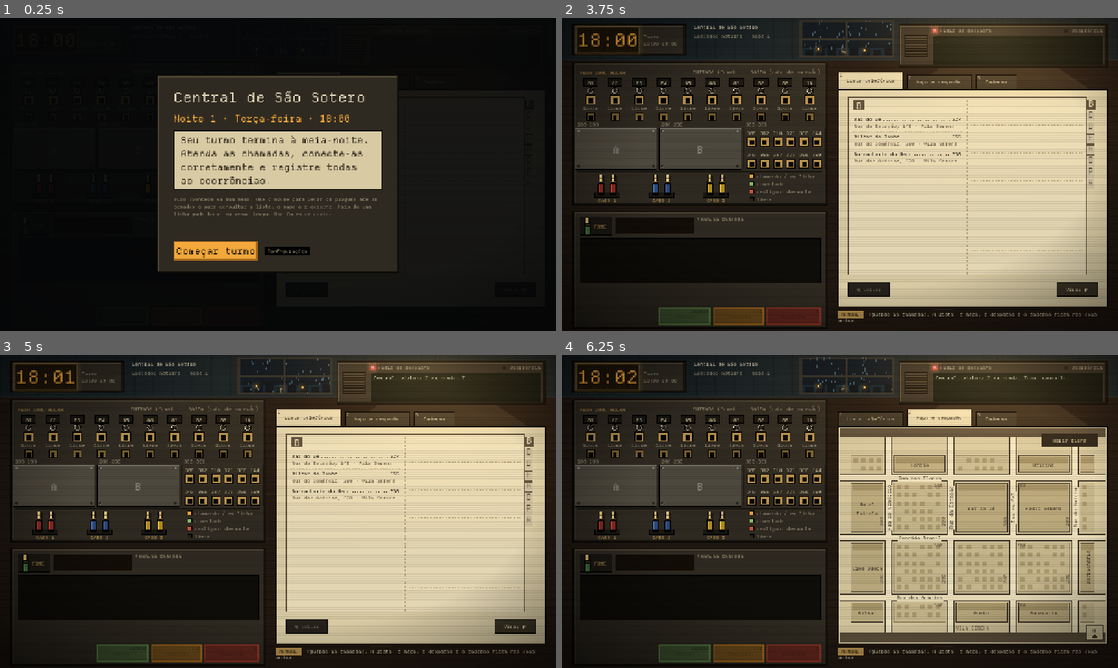
Above: before the commit, frames 1-4 (two rows, left to right).
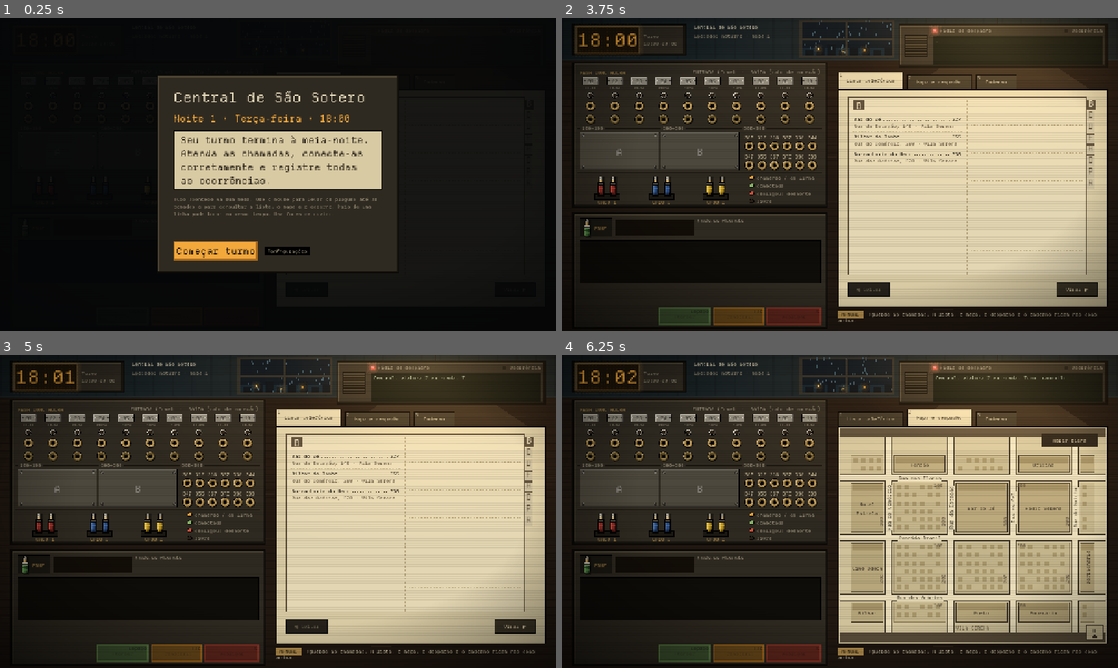
Above: after the commit, the same moments.

Repository: MendelDdS/Project-Switchboard
Game: Godot game, scene res://scenes/main.tscn
Two runs of this game, one before a commit and one after it. Both use one fixed random seed, a clock stepped at 60 frames per second and the inputs below.
Inputs (mouse positions are in pixels of both pictures, inside the frame that each line leads up to):
- Up to frame 1 (0.25 s): no input
- Up to frame 2 (3.75 s): click "Lista telefônica" at 0.5 s; click "Mapa e despacho" at 1.25 s; click "Virar ▶" at 2 s; click "Caderno" at 2.75 s; click "Começar turno" at 3.5 s
- Up to frame 3 (5 s): tap Enter at 4.25 s; drag from (139, 470) to (333, 442) at 4.27 s
- Up to frame 4 (6.25 s): drag from (973, 536) to (812, 574) at 5.02 s; move the mouse to (895, 442) at 5.77 s; hold X (hang_up) from 5.78 s (still down); tap 2 (tab_dispatch) at 5.85 s

The runs differ from the first frame. In frame 2, 6.0% of the frame differs, in the area x 2-55%, y 10-71%; in frame 3, 6.0%; in frame 4, 6.0%.

Commit message:
feat(#0000): improve switchboard

Diff:
--- a/scenes/main.tscn
+++ b/scenes/main.tscn
@@ -164,7 +164,7 @@
 [node name="Board" type="Control" parent="Layout/Columns/Left" unique_id=995017339]
 unique_name_in_owner = true
 z_index = 1
-custom_minimum_size = Vector2(588, 330)
+custom_minimum_size = Vector2(588, 334)
 layout_mode = 2
 script = ExtResource("5_switchboard")
 
--- a/scripts/main.gd
+++ b/scripts/main.gd
@@ -96,10 +96,17 @@
 	clock.set_meta("bloom", 0.35)
 	exchange = Exchange.new(GameData.board_numbers())
 	board.setup(exchange, phone.fone_socket)
-	var left := phone.get_parent() as Control   # o telefone ocupa o resto da coluna, até PHONE_MAX_H
-	left.resized.connect(func():
+	# o telefone ocupa o resto da coluna, até PHONE_MAX_H. Mede pela altura da tela (o Main não cresce com o
+	# conteúdo), não pela coluna: um aviso que quebra linha fazia a coluna transbordar, e medida por ela o telefone
+	# ficava esticado até a tela sair do lugar (o relógio subia, os botões saíam por baixo)
+	var left := phone.get_parent() as Control
+	var layout := left.get_parent().get_parent() as MarginContainer
+	var fit := func():
+		var room := size.y - layout.get_theme_constant("margin_top") - layout.get_theme_constant("margin_bottom")
 		var above := left.get_combined_minimum_size().y - phone.get_combined_minimum_size().y
-		phone.custom_minimum_size.y = minf(left.size.y - above, PHONE_MAX_H))
+		phone.custom_minimum_size.y = minf(room - above, PHONE_MAX_H)
+	left.resized.connect(fit)
+	resized.connect(fit)
 	var plan := Schedule.build(night, pace, LAST_CALL)
 	sched = plan.calls
 	tut = plan.tut
--- a/scripts/ui/bloom.gd
+++ b/scripts/ui/bloom.gd
@@ -21,6 +21,7 @@
 const INTENSITY := 1.2    # a luz nítida: o canal mais forte vezes isto (o tom não muda)...
 const HOT := 0.85         # ...e o centro dela indo para o branco (luz forte demais "estoura")
 const HOLLOW := 0.2       # dentro de uma luz sem miolo (o aro da tomada, o relógio), o halo é só isto
+const GLASS_SHADE := 0.3  # a borda de baixo do vidro, mais escura
 const HOT_TINT := 0.35    # quanto da cor da luz fica no branco do centro (âmbar → amarelo-claro, verde → menta)
 const BAYER := [0, 8, 2, 10, 12, 4, 14, 6, 3, 11, 1, 9, 15, 7, 13, 5]   # pontilhado ordenado 4×4
 
@@ -127,7 +128,7 @@
 
 
 ## A luz nítida e intensa: a cor dela (mais forte) nas bordas e, em degraus, o centro indo para um branco tingido por
-## ela; as redondas ganham o reflexo do vidro no alto, à esquerda.
+## ela. O vidro: a borda de baixo um pouco mais escura (a tampa é curva) e, nas redondas, o reflexo no alto, à esquerda.
 func _draw_cores() -> void:
 	for l in _shown:
 		var r: Rect2 = l[0]
@@ -139,12 +140,15 @@
 		if l[2]:
 			var c := r.get_center()
 			var rad := minf(r.size.x, r.size.y) / 2.0
-			_cores.draw_circle(c, rad, base)
+			_cores.draw_circle(c, rad, Color(base.darkened(GLASS_SHADE), base.a))   # sobra uma meia-lua embaixo
+			_cores.draw_circle(c - Vector2(0, 0.8), rad - 0.6, base)
 			_cores.draw_circle(c, rad * 0.65, Color(hot, HOT * 0.55 * col.a))
 			_cores.draw_circle(c, rad * 0.35, Color(hot, HOT * col.a))
 			_cores.draw_circle(c - Vector2(rad, rad) * 0.45, maxf(1.0, rad * 0.22), Color(1, 1, 1, 0.8 * col.a))
 		else:
 			_cores.draw_rect(r, base)
+			if r.size.y >= 4.0:
+				_cores.draw_rect(Rect2(r.position.x, r.end.y - 1.0, r.size.x, 1.0), Color(base.darkened(GLASS_SHADE), base.a))
 			var m := minf(r.size.x, r.size.y)
 			for ring in [[0.22, 0.55], [0.38, 1.0]]:   # degraus para dentro: [quanto encolhe, força]
 				var inner := r.grow(-m * float(ring[0]))
--- a/scripts/ui/switchboard.gd
+++ b/scripts/ui/switchboard.gd
@@ -28,12 +28,14 @@
 ## duas fileiras. A mesa saiu de fábrica assim; a faixa coincide com o setor da cidade (o primeiro dígito), e o banco
 ## de um setor que ainda não é do operador fica tampado por uma chapa com a letra dele (`GameData.sectors`).
 const SECTOR_ORDER := [1, 2, 3]
-const DEST_PITCH := 30.0     # px entre duas tomadas de destino vizinhas
-const BLOCK_GAP := 14.0      # px entre dois blocos
-const DEST_TOP := 172.0      # topo das tomadas da primeira fileira (a segunda fica 50 px abaixo)
-const SIZE := Vector2(588, 330)
+const DEST_PITCH := 29.0     # px entre duas tomadas de destino vizinhas
+const BLOCK_GAP := 12.0      # px entre dois blocos
+const DEST_TOP := 182.0      # topo das tomadas da primeira fileira (a segunda fica DEST_ROW px abaixo)
+const DEST_ROW := 44.0
+const SIZE := Vector2(588, 334)
 const FONE_HOME := Vector2(18, 24)   # posição do plug do FONE dentro do encaixe
 
+var _lit := {}   ## lâmpada ("l3" linha, "d312" destino) -> [cor, quanto está acesa 0..1]; a cor fica enquanto apaga
 var exchange: Exchange
 var fone_socket: Control       # encaixe do FONE no painel do telefone
 var dest_nums: Array = []      # destinos em serviço (dos setores atendidos)
@@ -65,7 +67,15 @@
 const SHADOW := Color(0, 0, 0, 0.35)
 const PLATE := Color("4d483d")   # chapa sobre o banco que ainda não está em uso
 const LAMP_R := 4.5         # raio do vidro da lâmpada de cada linha (o aro de metal fica em volta)
+const JACK := 22.0          # diâmetro de todos os encaixes (entradas, saídas e destinos)
+## A coluna de cada linha, de cima para baixo: plaquinha com o número (topo e altura), estado (linha de base do texto),
+## lâmpada, entrada e saída (centros). O estado fica acima da lâmpada: embaixo da entrada, o plug encaixado o cobria.
+const ROW_Y := {"plate": 34.0, "plate_h": 17.0, "state": 62.0, "lamp": 76.0, "in": 101.0, "out": 131.0}
+const STATE_FONT := 8       # o estado da linha ("conectada" em 11 não cabe na coluna): exceção à regra dos múltiplos de 11
 const BEZEL := [Color("d6d1c3"), Color("8e897c"), Color("45413a")]   # aro niquelado: luz, meio, sombra
+const LAMP_OFF := Color("2a2016")   # o vidro da lâmpada apagada
+const LAMP_ON_SEC := 0.06    # a lâmpada (de filamento) acende quase na hora...
+const LAMP_OFF_SEC := 0.18   # ...e apaga mais devagar, o filamento esfriando: a linha tocando pulsa em vez de piscar seco
 const ROPE_SHADOW := Vector2(3, 4)  # deslocamento da sombra dos fios; a do plug cresce quando ele sai do painel
 var _jacks: Array = []
 
@@ -76,7 +86,7 @@
 const STIFF_ITER := 14             # iterações de restrição (maior = cabo menos elástico)
 const SLACK := 70.0                # folga extra além da distância reta (fio do FONE)
 const CORD_SLACK := 14.0           # idem, fios dos cabos de conexão
-const FLOOR_Y := 348.0             # o cabo repousa sobre a mesa abaixo do painel
+const FLOOR_Y := 354.0             # o cabo repousa sobre a mesa abaixo do painel
 const STEP := 1.0 / 90.0
 var ropes := {}                    # ponta -> corda (só enquanto o fio está para fora do buraco)
 const SLEEP_STEPS := 30            # passos quase parado até o fio "dormir" (deixa de ser simulado até algo mexer nele)
@@ -125,8 +135,8 @@
 		var nums: Array = by_sector.get(s, [])
 		nums.sort()
 		for i in nums.size():
-			_slots[nums[i]] = Vector2(x + (i % cols[k]) * DEST_PITCH + DEST_PITCH / 2.0, DEST_TOP + 11.0 + int(i / cols[k]) * 50.0)
-		_blocks[s] = Rect2(x - 3, DEST_TOP - 21, cols[k] * DEST_PITCH + 6, 95)
+			_slots[nums[i]] = Vector2(x + (i % cols[k]) * DEST_PITCH + DEST_PITCH / 2.0, DEST_TOP + 11.0 + int(i / cols[k]) * DEST_ROW)
+		_blocks[s] = Rect2(x - 3, DEST_TOP - 21, cols[k] * DEST_PITCH + 6, DEST_ROW + 43)
 		x += cols[k] * DEST_PITCH + BLOCK_GAP
 
 
@@ -149,12 +159,14 @@
 
 
 func jack_rect(j: int) -> Rect2:
+	var c: Vector2
 	if j <= 10:
-		return Rect2(col_x(j - 1) - 12, 74, 24, 24)
-	if j <= 20:
-		return Rect2(col_x(j - 11) - 10, 116, 20, 20)
-	var c: Vector2 = _slots.get(j, Vector2.ZERO)
-	return Rect2(c.x - 11, c.y - 11, 22, 22)
+		c = Vector2(col_x(j - 1), ROW_Y["in"])
+	elif j <= 20:
+		c = Vector2(col_x(j - 11), ROW_Y["out"])
+	else:
+		c = _slots.get(j, Vector2.ZERO)
+	return Rect2(c - Vector2(JACK, JACK) / 2.0, Vector2(JACK, JACK))
 
 
 func jack_at(pos: Vector2) -> int:
@@ -175,7 +187,7 @@
 func home_pos(e: int) -> Vector2:
 	if e == 0:
 		return socket_rect().position + FONE_HOME
-	return Vector2(patch_x((e - 1) / 2) + (-14.0 if e % 2 == 1 else 14.0), 280)
+	return Vector2(patch_x((e - 1) / 2) + (-14.0 if e % 2 == 1 else 14.0), 284)
 
 
 ## Buraco de onde sai o fio da ponta e (o do FONE sai do alto do encaixe, como sempre).
@@ -189,7 +201,7 @@
 	if e == 0:
 		return socket_rect()
 	var h := home_pos(e)
-	return Rect2(h.x - 12, 258, 24, 50)
+	return Rect2(h.x - 12, 262, 24, 50)
 
 
 ## A outra ponta do mesmo cabo de conexão (-1 para o FONE).
@@ -407,6 +419,12 @@
 	_rub_in = 0.0
 	_rub_x = 0.0
 	_rub_fone = 0.0
+	if exchange != null:
+		var ms := Time.get_ticks_msec()
+		for n in range(1, 11):
+			_fade("l%d" % n, _lamp(exchange.line(n), ms, fone_line() == n), delta)
+		for d in dest_nums:
+			_fade("d%d" % d, _dest_lamp(exchange.dest(d), ms), delta)
 	queue_redraw()
 
 
@@ -600,56 +618,81 @@
 
 # ------------------------------------------------------------------ desenho
 
-## Cor da lâmpada para um estado de linha (Exchange.Line); alpha 0 = apagada.
-func _lamp(st: int, ms: int, steady: bool) -> Color:
+## Cor da lâmpada de uma linha (Exchange.Line) e quanto ela quer estar acesa (0..1); `_fade` chega lá aos poucos.
+func _lamp(st: int, ms: int, steady: bool) -> Array:
 	match st:
 		Exchange.Line.RING:
-			if steady or (ms / 250) % 2 == 0:
-				return Pal.AMBER
+			return [Pal.AMBER, 1.0 if steady or (ms / 250) % 2 == 0 else 0.0]
 		Exchange.Line.TALK:
-			return Pal.AMBER
+			return [Pal.AMBER, 1.0]
 		Exchange.Line.HOLD:
-			return Pal.AMBER if (ms / 800) % 2 == 0 else Pal.AMBER.darkened(0.45)
+			return [Pal.AMBER, 1.0 if (ms / 800) % 2 == 0 else 0.45]
 		Exchange.Line.CONN:
-			return Pal.GREEN
+			return [Pal.GREEN, 1.0]
 		Exchange.Line.DONE:
-			return Pal.RED
-	return Color(0, 0, 0, 0)
+			return [Pal.RED, 1.0]
+	return [LAMP_OFF, 0.0]
 
 
 ## Os estados de destino (Exchange.Dest) acendem como os de linha equivalentes.
-func _dest_lamp(st: int, ms: int) -> Color:
+func _dest_lamp(st: int, ms: int) -> Array:
 	match st:
 		Exchange.Dest.RING:
 			return _lamp(Exchange.Line.RING, ms, false)
 		Exchange.Dest.CONN:
-			return Pal.GREEN
+			return [Pal.GREEN, 1.0]
 		Exchange.Dest.DONE:
-			return Pal.RED
-	return Color(0, 0, 0, 0)
-
-
-## Lâmpada redonda com aro de metal (luz no alto à esquerda, sombra embaixo à direita), assento preto e o vidro na cor
-## da linha; apagada, o vidro fica escuro, só com um reflexo fraco. Acesa, brilha (`Bloom`).
-func _draw_lamp(c: Vector2, col: Color) -> void:
+			return [Pal.RED, 1.0]
+	return [LAMP_OFF, 0.0]
+
+
+## A lâmpada `key` vai para `want` ([cor, nível]): acende em `LAMP_ON_SEC`, apaga em `LAMP_OFF_SEC`, mantendo a cor.
+func _fade(key: String, want: Array, delta: float) -> void:
+	var cur: Array = _lit.get(key, [want[0], 0.0])
+	if want[1] > 0.0:
+		cur[0] = want[0]
+	var lv: float = cur[1]
+	cur[1] = move_toward(lv, want[1], delta / (LAMP_ON_SEC if want[1] > lv else LAMP_OFF_SEC))
+	_lit[key] = cur
+
+
+## Lâmpada redonda com aro de metal (luz no alto à esquerda, sombra embaixo à direita; acesa, o aro pega a cor dela),
+## assento preto e o vidro, que vai do escuro à cor da linha conforme `level`. Acesa, brilha (`Bloom`); apagada, só
+## um reflexo fraco no vidro.
+func _draw_lamp(c: Vector2, col: Color, level: float) -> void:
 	draw_circle(c, LAMP_R + 3.5, Color.BLACK)
 	draw_circle(c, LAMP_R + 2.5, BEZEL[2])
 	draw_circle(c - Vector2(0.6, 0.6), LAMP_R + 1.9, BEZEL[0])
 	draw_circle(c, LAMP_R + 1.5, BEZEL[1])
+	draw_circle(c, LAMP_R + 1.5, Color(col, 0.3 * level))   # a luz batendo no metal
 	draw_circle(c, LAMP_R + 0.5, Color.BLACK)   # o assento do vidro
-	if col.a > 0.0:
-		draw_circle(c, LAMP_R, col)
-		Bloom.light(self, Rect2(c - Vector2(LAMP_R, LAMP_R), Vector2(LAMP_R, LAMP_R) * 2.0), col, 1.0, true, true)
-	else:
-		draw_circle(c, LAMP_R, Color("2a2016"))
-		draw_circle(c - Vector2(LAMP_R, LAMP_R) * 0.45, 1.0, Color(1, 1, 1, 0.15))
-
-
+	draw_circle(c, LAMP_R, LAMP_OFF.lerp(col, level))
+	if level > 0.02:
+		Bloom.light(self, Rect2(c - Vector2(LAMP_R, LAMP_R), Vector2(LAMP_R, LAMP_R) * 2.0), Color(col, level), 1.0, true, true)
+	if level < 0.5:
+		draw_circle(c - Vector2(LAMP_R, LAMP_R) * 0.45, 1.0, Color(1, 1, 1, 0.15 * (1.0 - level)))
+
+
+## Encaixe redondo como os das mesas antigas: bucha de metal com a aba chanfrada (luz no alto à esquerda, sombra embaixo
+## à direita), a parede de dentro rebaixada (côncava: a sombra no alto, a luz embaixo) e o furo escuro no meio.
 func _draw_jack(jr: Rect2, rim: Color = Pal.BRASS) -> void:
-	draw_rect(jr, Color.BLACK)
-	draw_rect(jr.grow(-2), rim)
-	var hole := jr.size.x * 0.45
-	draw_rect(Rect2(jr.get_center() - Vector2(hole, hole) / 2.0 + Vector2(0, 2), Vector2(hole, hole)), Color("050403"))
+	var c := jr.get_center()
+	var r := jr.size.x / 2.0
+	draw_circle(c + Vector2(1, 1.5), r, Color(0, 0, 0, 0.35))   # sombra no painel
+	draw_circle(c, r, Color.BLACK)
+	draw_circle(c, r - 1.0, rim.darkened(0.45))
+	draw_circle(c - Vector2(0.8, 0.8), r - 1.8, rim.lightened(0.3))
+	draw_circle(c, r - 2.2, rim)
+	var wall := r * 0.62
+	draw_circle(c, wall, rim.lightened(0.15))
+	draw_circle(c - Vector2(0.8, 0.8), wall - 0.7, rim.darkened(0.4))
+	draw_circle(c, r * 0.4, Color("050403"))   # o furo
+
+
+## A luz de uma lâmpada batendo na aba do encaixe logo abaixo dela (o lado de cima, virado para a luz).
+func _reflect(jr: Rect2, col: Color, level: float) -> void:
+	if level > 0.02:
+		draw_arc(jr.get_center(), jr.size.x / 2.0 - 1.6, PI * 1.15, PI * 1.85, 12, Color(col, 0.55 * level), 1.5)
 
 
 func _draw() -> void:
@@ -673,57 +716,57 @@
 		var n := i + 1
 		var st := exchange.line(n)
 		var cx := col_x(i)
-		draw_rect(Rect2(cx - 17, 36, 34, 20), Color.BLACK)
-		draw_rect(Rect2(cx - 15, 38, 30, 16), Color("1a1711"))
-		draw_string(Pal.mono, Vector2(cx - 15, 52), "%02d" % n, HORIZONTAL_ALIGNMENT_CENTER, 30, 11, Color("d8c9a2"))
-		_draw_lamp(Vector2(cx, 65), _lamp(st, ms, fone_line() == n))
+		_draw_number_plate(Rect2(cx - 18, ROW_Y["plate"], 36, ROW_Y["plate_h"]), "%02d" % n)
+		var lt: Array = _lit.get("l%d" % n, [LAMP_OFF, 0.0])
+		_draw_lamp(Vector2(cx, ROW_Y["lamp"]), lt[0], lt[1])
 		_draw_jack(jack_rect(n))
+		_reflect(jack_rect(n), lt[0], lt[1])
 		var sc := Pal.DIM
 		if st in [Exchange.Line.RING, Exchange.Line.TALK, Exchange.Line.HOLD]:
 			sc = Pal.AMBER
 		elif st == Exchange.Line.DONE:
 			sc = Pal.RED
-		draw_string(Pal.ui, Vector2(cx - 28, 110), exchange.line_label(n), HORIZONTAL_ALIGNMENT_CENTER, 56, 11, sc)
+		draw_string(Pal.ui, Vector2(cx - 28, ROW_Y["state"]), exchange.line_label(n), HORIZONTAL_ALIGNMENT_CENTER, 56, STATE_FONT, sc)
 		_draw_jack(jack_rect(n + 10), Color("7a6230"))
 
 	# destinos: a faixa de numeração do banco fica sobre a linha divisória, como rótulo da seção
-	draw_rect(Rect2(12, 142, w - 24, 2), Pal.PANEL_LO)
+	draw_rect(Rect2(12, 151, w - 24, 2), Pal.PANEL_LO)
 	for s in _blocks:
 		var br: Rect2 = _blocks[s]
 		var cap := "%d–%d" % [s * 100, s * 100 + 99]
-		draw_rect(Rect2(br.position.x, 135, Pal.ui.get_string_size(cap, HORIZONTAL_ALIGNMENT_LEFT, -1, 11).x + 8, 15), Pal.PANEL)
-		draw_string(Pal.ui, Vector2(br.position.x + 4, 147), cap, HORIZONTAL_ALIGNMENT_LEFT, -1, 11, Pal.DIM)
+		draw_rect(Rect2(br.position.x, 144, Pal.ui.get_string_size(cap, HORIZONTAL_ALIGNMENT_LEFT, -1, 11).x + 8, 15), Pal.PANEL)
+		draw_string(Pal.ui, Vector2(br.position.x + 4, 156), cap, HORIZONTAL_ALIGNMENT_LEFT, -1, 11, Pal.DIM)
 		draw_rect(br, Pal.PANEL_LO, false, 1.0)
 	for d in dest_nums:
 		var jr := jack_rect(d)
 		var cx := jr.get_center().x
 		var st := exchange.dest(d)
 		draw_string(Pal.mono, Vector2(cx - 16, jr.position.y - 5), str(d), HORIZONTAL_ALIGNMENT_CENTER, 32, 11, Color("d8c9a2") if st == Exchange.Dest.FREE else Pal.TEXT)
-		var lc := _dest_lamp(st, ms)
-		if lc.a > 0.0:
-			draw_rect(jr.grow(3), lc)   # o aro da tomada acende
-			Bloom.light(self, jr.grow(3), lc, 1.0, false)
+		var dl: Array = _lit.get("d%d" % d, [LAMP_OFF, 0.0])
+		if dl[1] > 0.02:   # o aro em volta da tomada acende
+			draw_circle(jr.get_center(), jr.size.x / 2.0 + 3.0, Color(dl[0], dl[1]))
+			Bloom.light(self, jr.grow(3), Color(dl[0], dl[1]), 1.0, false, true)
 		_draw_jack(jr)
 	for s in _blocks:
 		if not s in GameData.sectors:
 			_draw_plate(_blocks[s], "ABC"[SECTOR_ORDER.find(s)])
 
 	# base dos cabos de conexão
-	draw_rect(Rect2(12, 250, w - 24, 2), Pal.PANEL_LO)
+	draw_rect(Rect2(12, 254, w - 24, 2), Pal.PANEL_LO)
 	for k in PATCHES:
 		var cx := patch_x(k)
-		draw_rect(Rect2(cx - 30, 298, 60, 14), Color.BLACK)
-		draw_rect(Rect2(cx - 28, 300, 56, 10), Color("1b1812"))
+		draw_rect(Rect2(cx - 30, 302, 60, 14), Color.BLACK)
+		draw_rect(Rect2(cx - 28, 304, 56, 10), Color("1b1812"))
 		for e in [1 + k * 2, 2 + k * 2]:   # os dois buracos de onde saem os fios
 			var hp := hole(e)
 			draw_rect(Rect2(hp.x - 7, hp.y - 4, 14, 8), Color("050403"))
-		draw_string(Pal.mono, Vector2(cx - 30, 322), T.text(T.Key.BOARD_CORD) % (k + 1), HORIZONTAL_ALIGNMENT_CENTER, 60, 11, Pal.BRASS)
+		draw_string(Pal.mono, Vector2(cx - 30, 326), T.text(T.Key.BOARD_CORD) % (k + 1), HORIZONTAL_ALIGNMENT_CENTER, 60, 11, Pal.BRASS)
 	# legenda
-	var leg := [[Pal.AMBER, T.Key.LEGEND_RING], [Pal.GREEN, T.Key.LEGEND_CONN], [Pal.RED, T.Key.LEGEND_DONE], [Color("2a2016"), T.Key.LEGEND_FREE]]
+	var leg := [[Pal.AMBER, T.Key.LEGEND_RING], [Pal.GREEN, T.Key.LEGEND_CONN], [Pal.RED, T.Key.LEGEND_DONE], [LAMP_OFF, T.Key.LEGEND_FREE]]
 	for k in leg.size():
-		var y := 266 + k * 18
-		draw_rect(Rect2(408, y - 10, 10, 10), Color.BLACK)
-		draw_rect(Rect2(409, y - 9, 8, 8), leg[k][0])
+		var y := 270 + k * 18
+		draw_circle(Vector2(413, y - 5), 5.5, Color.BLACK)   # lâmpadas redondas, como as da mesa
+		draw_circle(Vector2(413, y - 5), 4.0, leg[k][0])
 		draw_string(Pal.ui, Vector2(424, y), T.text(leg[k][1]), HORIZONTAL_ALIGNMENT_LEFT, -1, 11, Pal.DIM)
 
 	# destaque da tomada sob o plug
@@ -731,8 +774,8 @@
 		var hj := jack_at(get_local_mouse_position())
 		if hj != -1:
 			var ok := refuse(held, hj) == ""
-			var hr := jack_rect(hj).grow(4)
-			draw_rect(hr, Pal.GLOW if ok else Pal.RED, false, 2.0)
+			var hr := jack_rect(hj)
+			draw_arc(hr.get_center(), hr.size.x / 2.0 + 4.0, 0.0, TAU, 32, Pal.GLOW if ok else Pal.RED, 2.0)
 			if ok:
 				var gc := Pal.GLOW
 				gc.a = 0.2
@@ -759,6 +802,24 @@
 		draw_rect(Rect2(bx + 2, by + 2, bw - 4, bh - 4), Color("0e0c08"))
 		for k in info_lines.size():
 			draw_string(Pal.mono, Vector2(bx + 10, by + 22 + k * 19), info_lines[k], HORIZONTAL_ALIGNMENT_LEFT, -1, 11, Pal.GHOST if info_ghost else Pal.TEXT)
+
+
+## Plaquinha de metal niquelado com o número da linha gravado (escuro, com o brilho embaixo de quem foi rebaixado),
+## chanfro claro em cima e escuro embaixo, e um rebite de cada lado. O número fica centrado pela medida da fonte.
+func _draw_number_plate(r: Rect2, text: String) -> void:
+	draw_rect(r.grow(1), Color.BLACK)
+	draw_rect(r, BEZEL[1])
+	draw_rect(Rect2(r.position, Vector2(r.size.x, 1)), BEZEL[0])
+	draw_rect(Rect2(r.position, Vector2(1, r.size.y)), BEZEL[0].darkened(0.1))
+	draw_rect(Rect2(r.position.x, r.end.y - 1, r.size.x, 1), BEZEL[2])
+	draw_rect(Rect2(r.end.x - 1, r.position.y, 1, r.size.y), BEZEL[2].lightened(0.1))
+	for x in [r.position.x + 3.5, r.end.x - 3.5]:   # rebites
+		draw_circle(Vector2(x, r.get_center().y), 1.5, BEZEL[2])
+		draw_circle(Vector2(x - 0.4, r.get_center().y - 0.4), 0.8, BEZEL[0])
+	var size := Pal.mono.get_string_size(text, HORIZONTAL_ALIGNMENT_LEFT, -1, 11)
+	var at := Vector2(roundf(r.get_center().x - size.x / 2.0), roundf(r.get_center().y + (Pal.mono.get_ascent(11) - Pal.mono.get_descent(11)) / 2.0))
+	draw_string(Pal.mono, at + Vector2(0, 1), text, HORIZONTAL_ALIGNMENT_LEFT, -1, 11, BEZEL[0])   # o brilho do rebaixo
+	draw_string(Pal.mono, at, text, HORIZONTAL_ALIGNMENT_LEFT, -1, 11, Color("1d1a14"))
 
 
 ## Chapa parafusada sobre um banco que ainda não está em uso, com a letra dele (A, B, C).
@@ -810,20 +871,56 @@
 	if shadow:
 		draw_rect(_plug_rect(seated), SHADOW)
 	else:
-		var col: Array = _cable_col(e)
 		if e == _hover:   # contorno claro: dá para pegar
 			draw_rect(_plug_rect(seated).grow(2.0), Pal.GLOW)
-		draw_rect(Rect2(-7, -22, 14, 22), Color.BLACK)
-		draw_rect(Rect2(-5, -20, 10, 18), col[0])
-		draw_rect(Rect2(-5, -20, 3, 18), col[1])
-		draw_rect(Rect2(-6, -27, 12, 5), Color.BLACK)   # anel
-		draw_rect(Rect2(-5, -26, 10, 3), Color("8a6a32"))
-		if not seated:
-			draw_rect(Rect2(-4, -42, 8, 15), Color.BLACK)   # ponta de metal
-			draw_rect(Rect2(-3, -41, 6, 14), Color("d9b56a"))
-			draw_rect(Rect2(-3, -41, 2, 14), Color("f0d79a"))
-			draw_rect(Rect2(-3, -34, 6, 1), Color("5a4520"))
+		_draw_plug_body(_cable_col(e), seated)
 	draw_set_transform(Vector2.ZERO)
+
+
+## O plug, de pé, com o fio saindo de baixo (y = 0): cabo de baquelite na cor do cabo (sombreado de cilindro, dois sulcos
+## de pegada e a ponteira de onde sai o fio), colar niquelado e, solto, a ponta de três partes dos plugues de mesa
+## (bico e anel niquelados, luva de latão, faixas isolantes pretas entre elas). Encaixado, a ponta some no furo e uma
+## aba redonda niquelada assenta sobre o encaixe. Luz no alto à esquerda, como no resto da mesa.
+func _draw_plug_body(col: Array, seated: bool) -> void:
+	var base: Color = col[0]
+	var hi: Color = col[1]
+	var dark := base.darkened(0.4)
+	if seated:   # a aba sobre o furo (o centro do encaixe fica em y = -PLUG_SEAT.y)
+		var c := Vector2(0, -PLUG_SEAT.y)
+		draw_circle(c, 7.5, Color.BLACK)
+		draw_circle(c, 6.5, BEZEL[2])
+		draw_circle(c - Vector2(0.6, 0.6), 5.8, BEZEL[0])
+		draw_circle(c, 5.3, BEZEL[1])
+	else:
+		draw_rect(Rect2(-4, -42, 8, 15), Color.BLACK)   # contorno da ponta
+		draw_circle(Vector2(0, -38.5), 3.5, Color.BLACK)
+		draw_rect(Rect2(-3, -33, 6, 6), Color("b8924e"))   # luva de latão
+		draw_rect(Rect2(-3, -33, 2, 6), Color("e0c07a"))
+		draw_rect(Rect2(2, -33, 1, 6), Color("7a5a24"))
+		draw_rect(Rect2(-3, -34, 6, 1), Color("141210"))   # isolante
+		draw_rect(Rect2(-3, -37, 6, 3), BEZEL[1])   # anel
+		draw_rect(Rect2(-3, -37, 2, 3), BEZEL[0])
+		draw_rect(Rect2(-3, -38, 6, 1), Color("141210"))   # isolante
+		draw_circle(Vector2(0, -38.5), 2.6, BEZEL[1])   # bico
+		draw_rect(Rect2(-2.5, -40, 1.5, 2), BEZEL[0])
+	# colar niquelado
+	draw_rect(Rect2(-7, -27, 14, 6), Color.BLACK)
+	draw_rect(Rect2(-6, -26, 12, 4), BEZEL[1])
+	draw_rect(Rect2(-6, -26, 12, 1), BEZEL[0])
+	draw_rect(Rect2(-6, -23, 12, 1), BEZEL[2])
+	# cabo de baquelite, arredondado nas pontas
+	draw_rect(Rect2(-7, -21, 14, 18), Color.BLACK)
+	draw_rect(Rect2(-6, -21, 12, 17), base)
+	draw_rect(Rect2(-6, -21, 3, 17), hi)
+	draw_rect(Rect2(2, -21, 4, 17), dark)
+	draw_rect(Rect2(-6, -21, 12, 1), hi.lightened(0.2))
+	for y in [-16, -11]:   # sulcos de pegada
+		draw_rect(Rect2(-6, y, 12, 1), dark.darkened(0.3))
+		draw_rect(Rect2(-6, y + 1, 12, 1), Color(hi, 0.5))
+	# ponteira de onde sai o fio
+	draw_rect(Rect2(-5, -4, 10, 4), Color.BLACK)
+	draw_rect(Rect2(-4, -4, 8, 3), dark)
+	draw_rect(Rect2(-4, -4, 2, 3), base)
 
 
 ## O idioma mudou nas configurações: redesenha os textos.
Not shown, changed: CLAUDE.md
